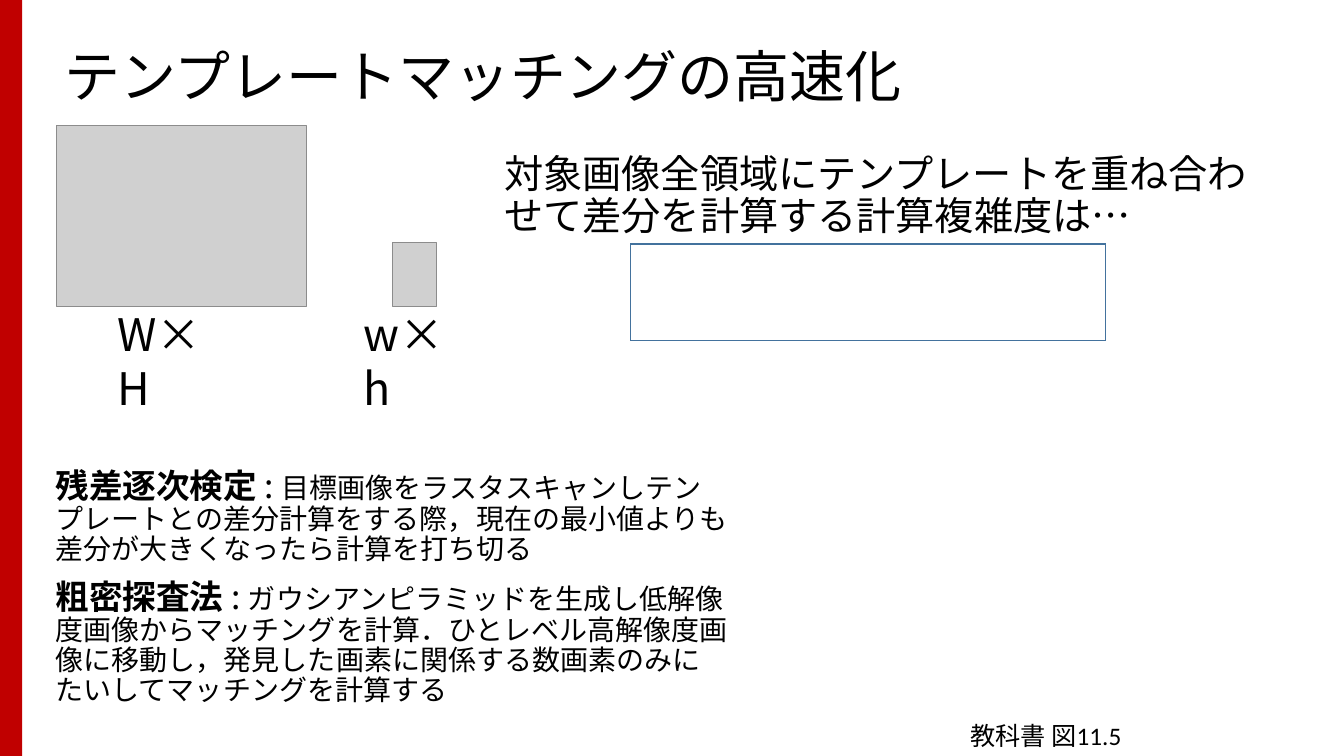
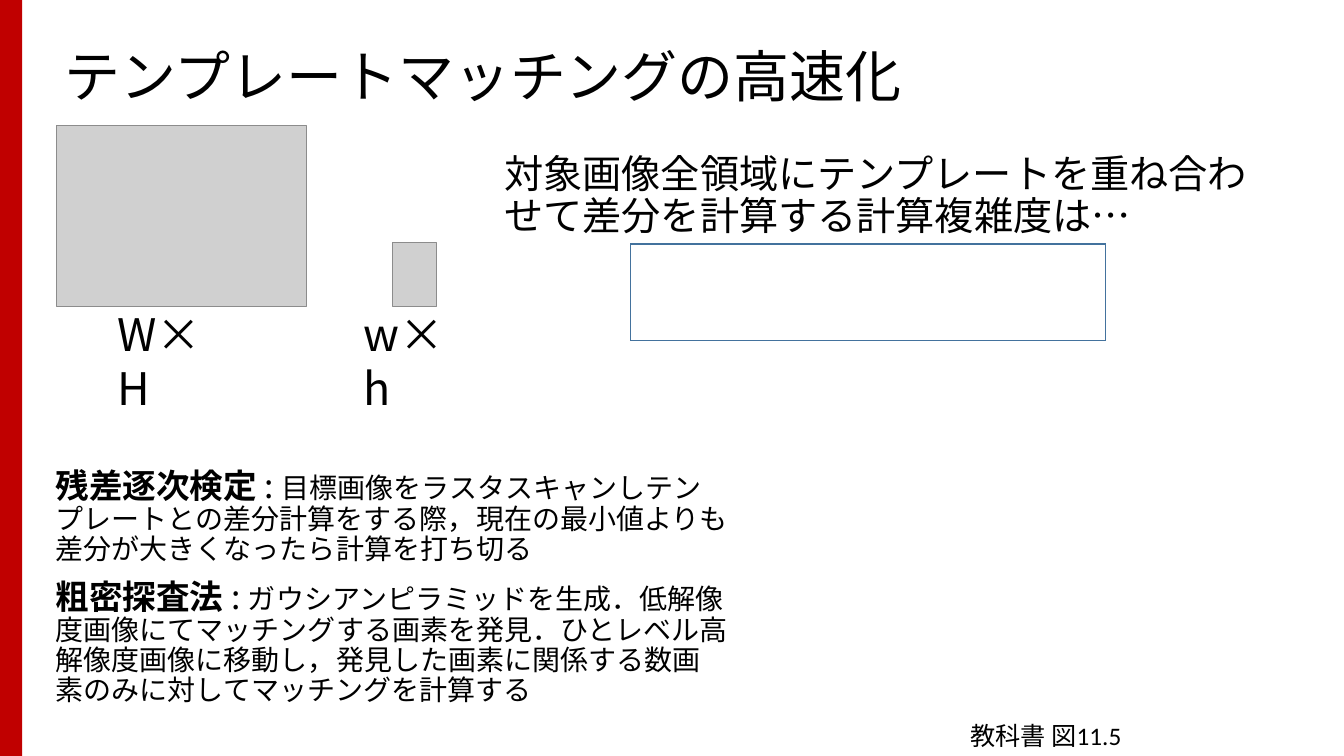
Before and after one commit to TakashiIjiri/TakashiIjiri.github.io, a slide deck: slide 15 of classes/dm2017/DigitalMedia2_8.pptx. Drawn at 1344x756 pixels with LibreOffice and Linux fonts; fonts in the diff are those of the drawing; grey boxes stand for pictures. Boxes give left, top, right and bottom in pixels: in the first picture for what was removed or moved away, otherwise in the second. Text is boxed around its words. In the diff, an @@ line names an element or a change of style, - is before the commit and + after.

```diff
--- a/classes/dm2017/DigitalMedia2_8.pptx
+++ b/classes/dm2017/DigitalMedia2_8.pptx
@@ text at [56,580,728,703]: text changed @@
-粗密探査法 : ガウシアンピラミッドを生成し低解像度画像からマッチングを計算．ひとレベル高解像度画像に移動し，発見した画素に関係する数画素のみにたいしてマッチングを計算する
+粗密探査法 : ガウシアンピラミッドを生成．低解像度画像にてマッチングする画素を発見．ひとレベル高解像度画像に移動し，発見した画素に関係する数画素のみに対してマッチングを計算する
```
Also in this commit, not shown: 6 other slides changed, 12 other files.
